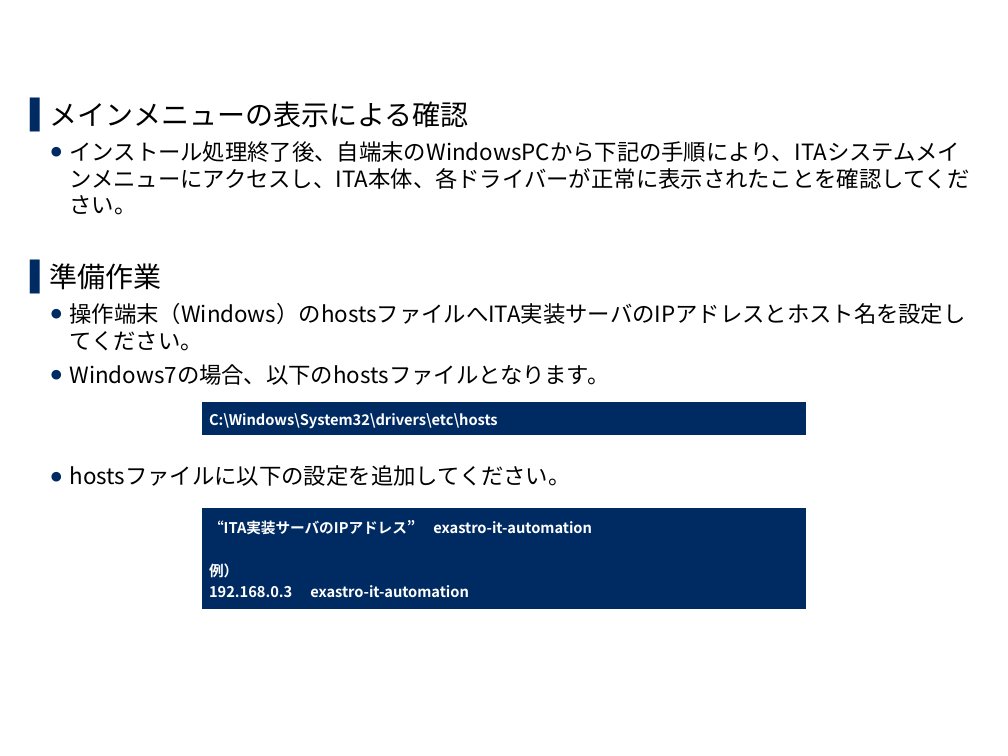
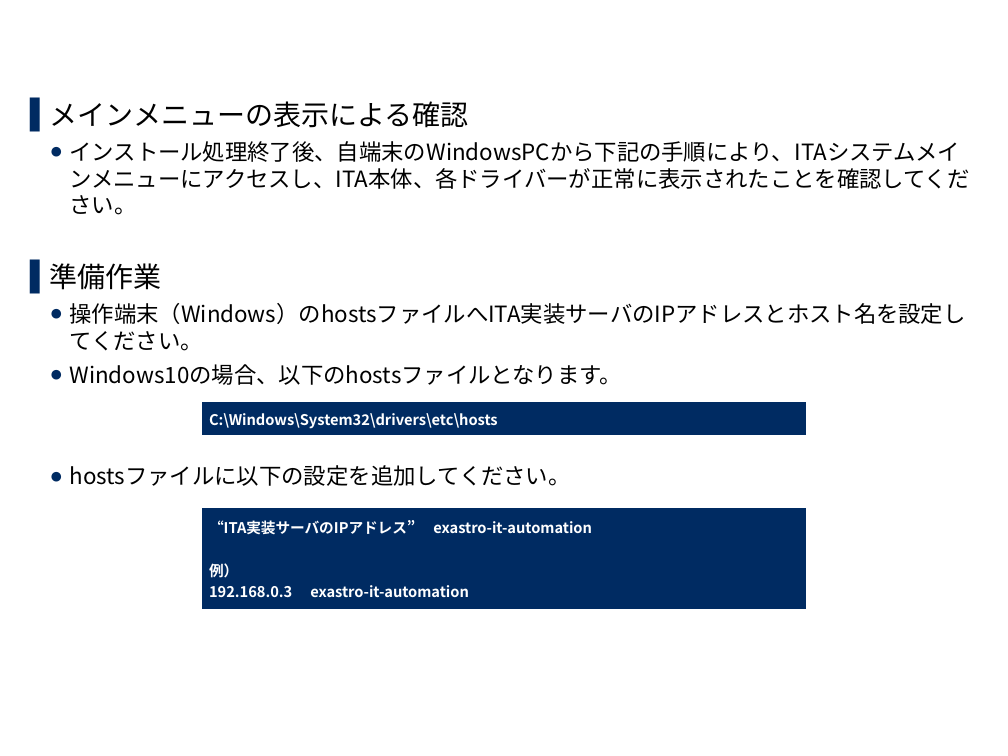
Before and after one commit to exastro-suite/it-automation-docs, a slide deck: slide 21 of asset/Learn_ja/ITA-online-install_ja.pptx. Drawn at 1008x756 pixels with LibreOffice and Linux fonts; fonts in the diff are those of the drawing; background and template pictures are left out. Boxes give left, top, right and bottom in pixels: in the first picture for what was removed or moved away, otherwise in the second. Text is boxed around its words. In the diff, an @@ line names an element or a change of style, - is before the commit and + after.

```diff
--- a/asset/Learn_ja/ITA-online-install_ja.pptx
+++ b/asset/Learn_ja/ITA-online-install_ja.pptx
@@ text at (x1=70, y1=364, x2=622, y2=385): text changed @@
-  ● Windows7の場合、以下のhostsファイルとなります。
+  ● Windows10の場合、以下のhostsファイルとなります。
```
Also in this commit, not shown: 12 other slides changed.
